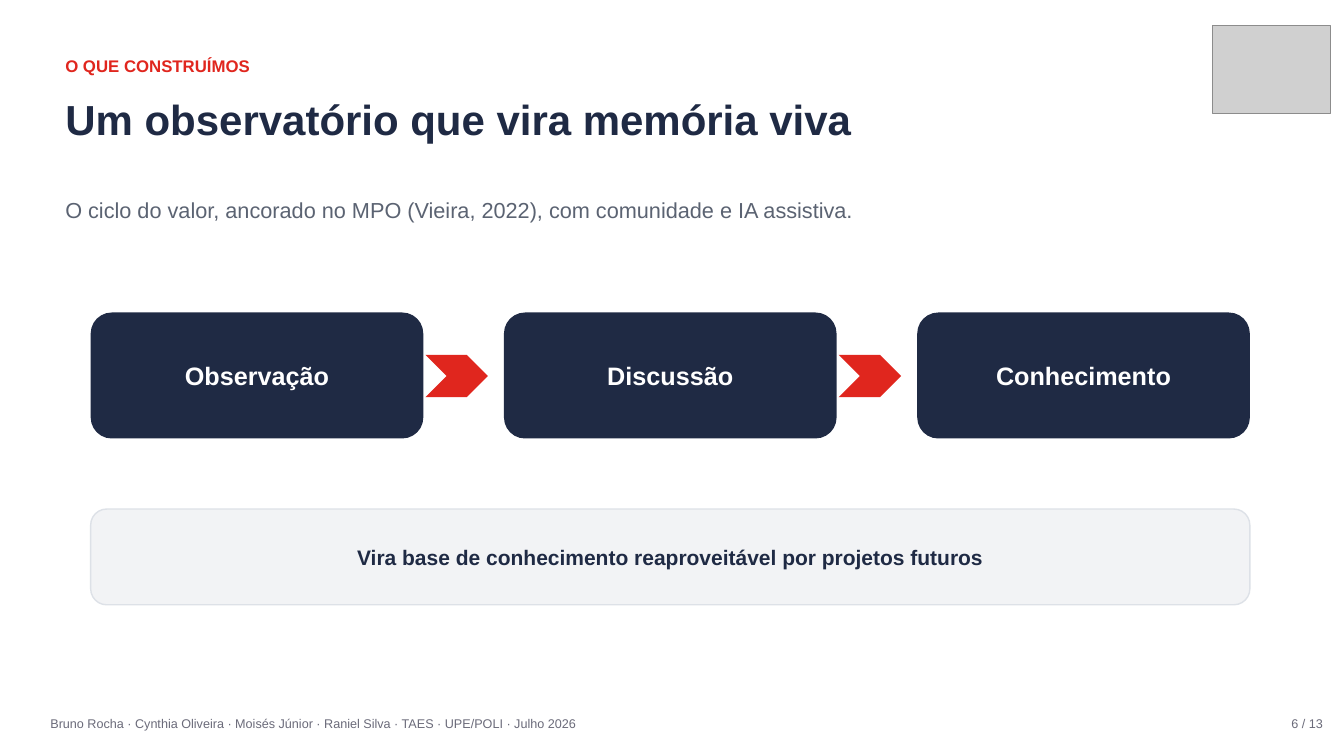
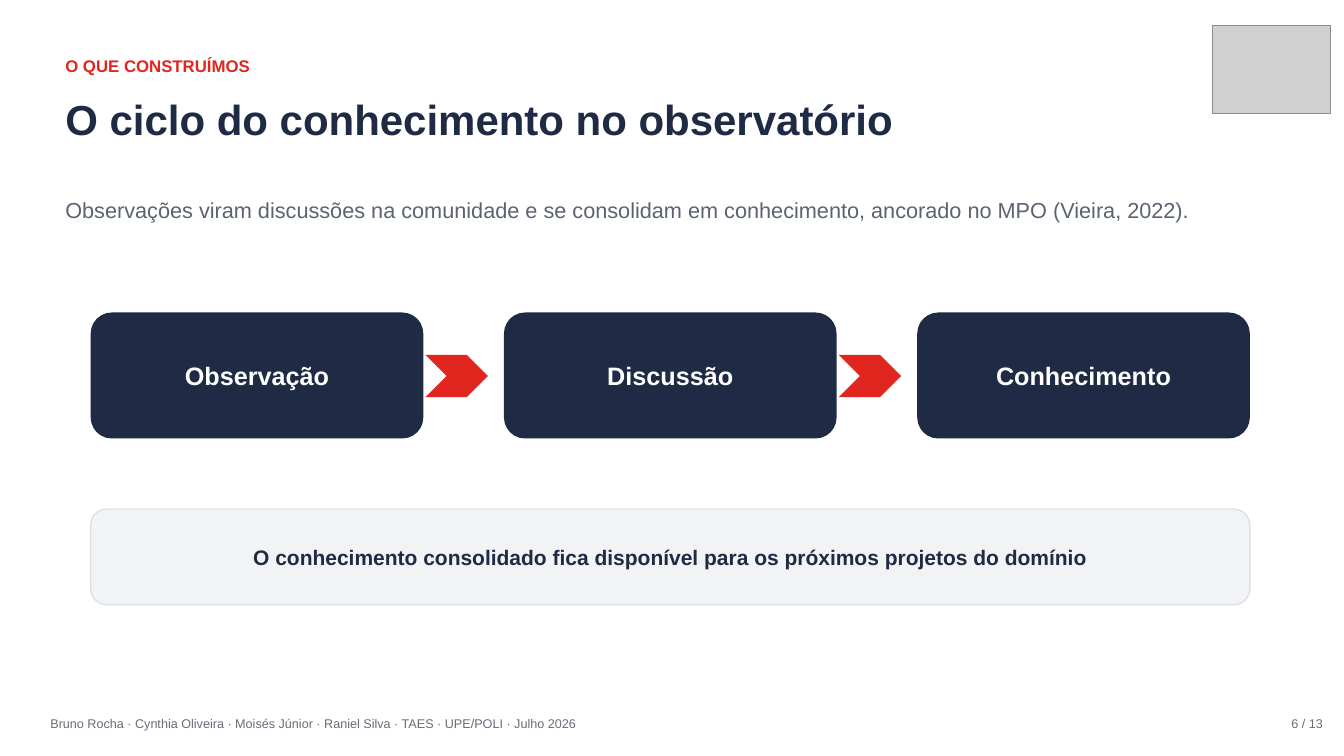
Before and after one commit to raniel90/obione, a slide deck: slide 6 of atividades/apresentacoes/ObiOne_Apresentacao_Final.pptx. Drawn at 1344x756 pixels with LibreOffice and Linux fonts; fonts in the diff are those of the drawing; grey boxes stand for pictures. Boxes give left, top, right and bottom in pixels: in the first picture for what was removed or moved away, otherwise in the second. Text is boxed around its words. In the diff, an @@ line names an element or a change of style, - is before the commit and + after.

```diff
--- a/atividades/apresentacoes/ObiOne_Apresentacao_Final.pptx
+++ b/atividades/apresentacoes/ObiOne_Apresentacao_Final.pptx
@@ text at [65,104,893,136]: text changed @@
-Um observatório que vira memória viva
+O ciclo do conhecimento no observatório
@@ text at [65,202,1188,223]: text changed @@
-O ciclo do valor, ancorado no MPO (Vieira, 2022), com comunidade e IA assistiva.
+Observações viram discussões na comunidade e se consolidam em conhecimento, ancorado no MPO (Vieira, 2022).
@@ text in rounded rectangle at [253,549,1087,569]: text changed @@
-Vira base de conhecimento reaproveitável por projetos futuros
+O conhecimento consolidado fica disponível para os próximos projetos do domínio
```
Also in this commit, not shown: 9 other slides changed, 1 other file.
